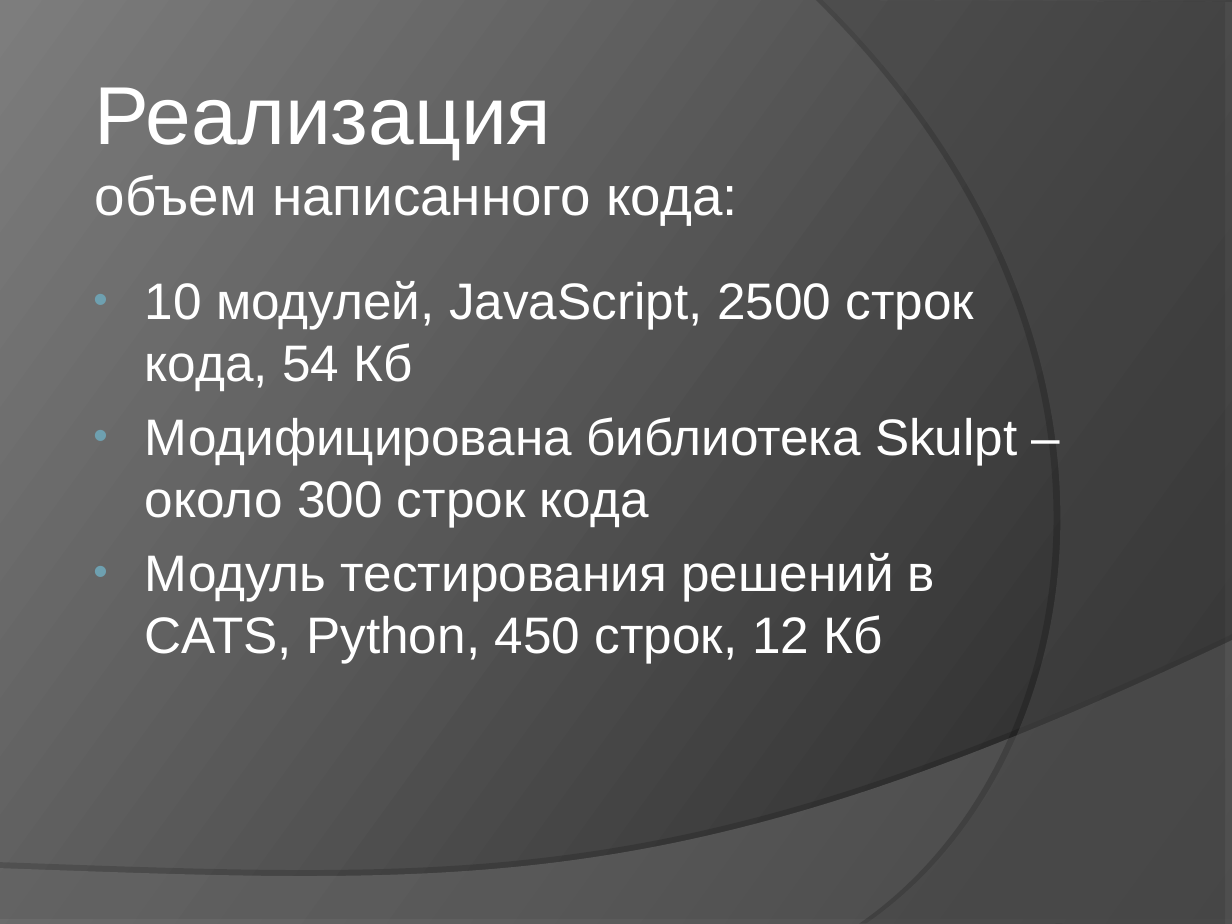
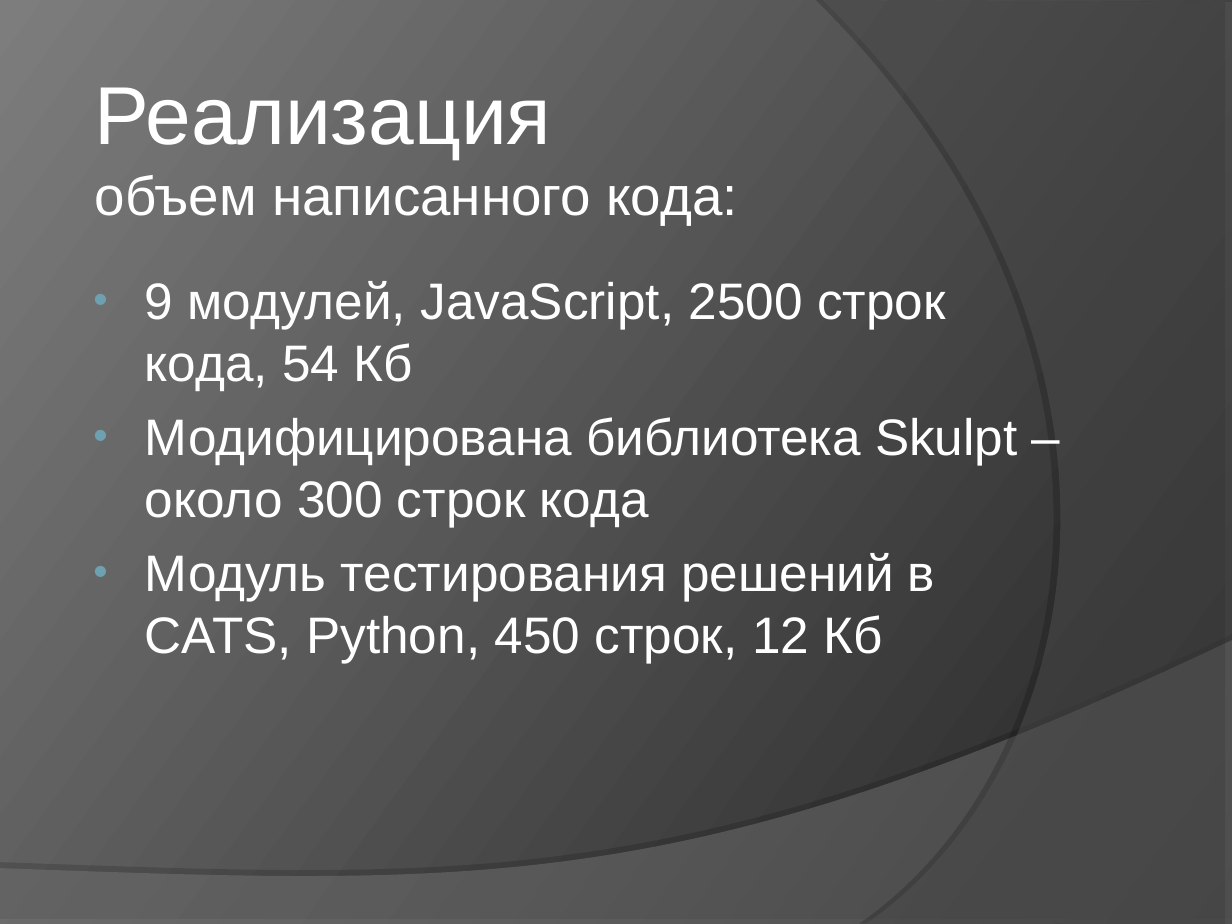
Before and after one commit to klenin/cats-junior, a slide deck: slide 21 of C8403A_Vasilyeva_presentation.ppt (slide 22 before the commit). Drawn at 1232x924 pixels with LibreOffice and Linux fonts; fonts in the diff are those of the drawing. Boxes give left, top, right and bottom in pixels: in the first picture for what was removed or moved away, otherwise in the second. Text is boxed around its words. In the diff, an @@ line names an element or a change of style, - is before the commit and + after.

```diff
--- a/C8403A_Vasilyeva_presentation.ppt
+++ b/C8403A_Vasilyeva_presentation.ppt
@@ text at (145, 281, 946, 391): text changed @@
-• 10 модулей, JavaScript, 2500 строк кода, 54 Кб
+• 9 модулей, JavaScript, 2500 строк кода, 54 Кб
```
Also in this commit, not shown: 3 other slides changed, 1 slide removed, 2 other files.
